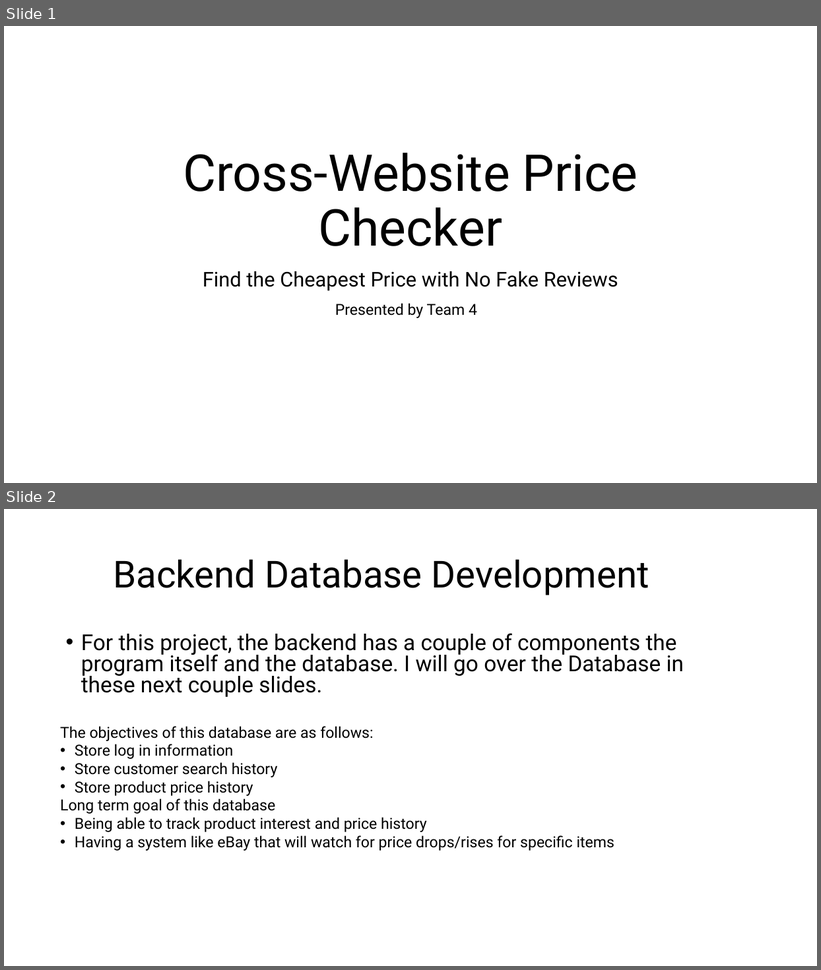
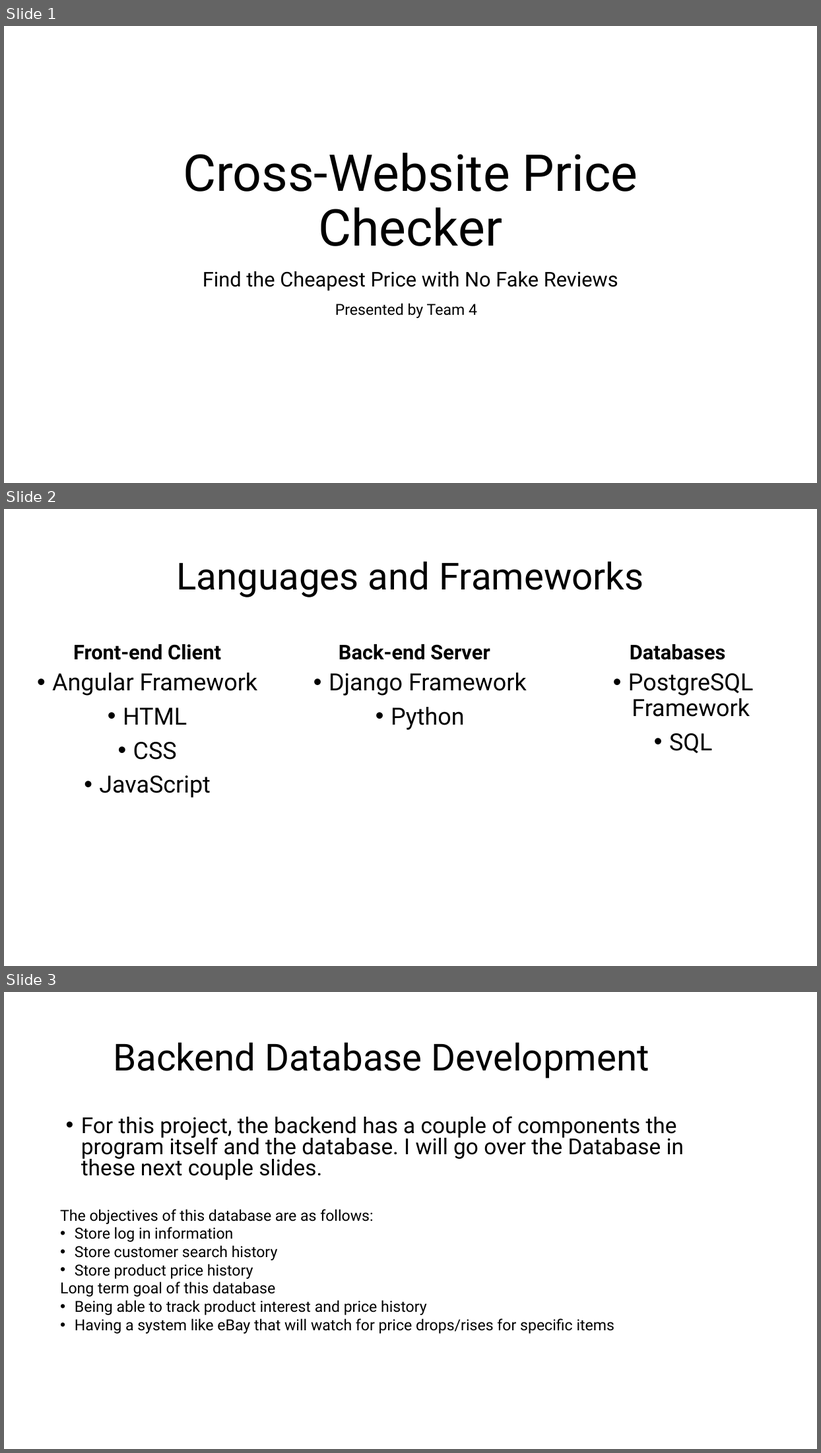
Before and after one commit to Jormungandr72/Cross-Website-Price-Checker, a slide deck: Documentation/Phase-One-Docs/CPT-200_Phase_One_Presentation.ppt. Shown one above the other, each under a label of ours: slides 1 and 2 before the commit, slides 1, 2 and 3 after it. The pictures are 821x970 and 821x1453 pixels, drawn with LibreOffice and Linux fonts; fonts in the diff are those of the drawing. Boxes give left, top, right and bottom in pixels: in the first picture for what was removed or moved away, otherwise in the second. Text is boxed around its words. In the diff, an @@ line names an element or a change of style, - is before the commit and + after.

Commit message:
Updated Phase One Presentation
Added a "Languages and Frameworks" slide.

```diff
--- a/Documentation/Phase-One-Docs/CPT-200_Phase_One_Presentation.ppt
+++ b/Documentation/Phase-One-Docs/CPT-200_Phase_One_Presentation.ppt
@@ slide 2 added at [4, 509, 817, 966], background #FFFFFF @@
@@ title added at [176, 561, 644, 597], 44 pt, text #000000 @@
+Languages and Frameworks
@@ text added at [73, 644, 221, 660], 24 pt, text #000000, bold @@
+Front-end Client
@@ text added at [339, 644, 490, 660], 24 pt, text #000000, bold @@
+Back-end Server
@@ text added at [630, 644, 726, 660], 24 pt, text #000000, bold @@
+Databases
@@ text added at [52, 673, 258, 798], 28 pt, text #000000 @@
+• Angular Framework
+• HTML
+• CSS
+• JavaScript
@@ text added at [329, 673, 527, 730], 28 pt, text #000000 @@
+• Django Framework
+• Python
@@ text added at [628, 673, 753, 753], 28 pt, text #000000 @@
+• PostgreSQL Framework
+• SQL
@@ what was slide 2 is now slide 3 @@
```
